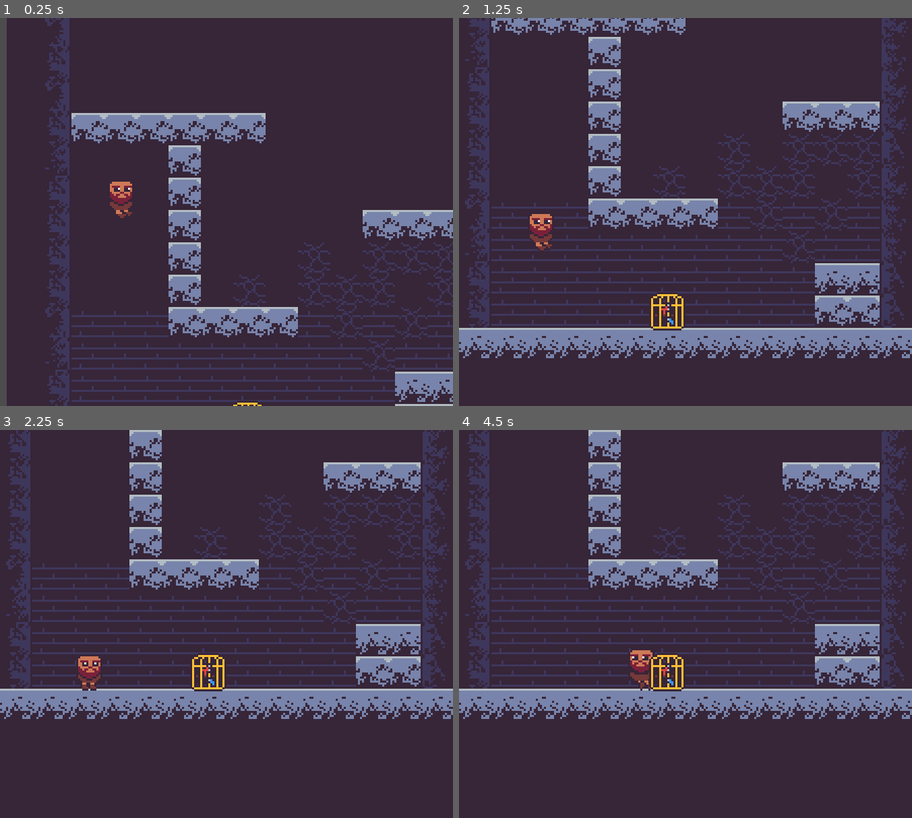
Above: before the commit, frames 1-4 (two rows, left to right).
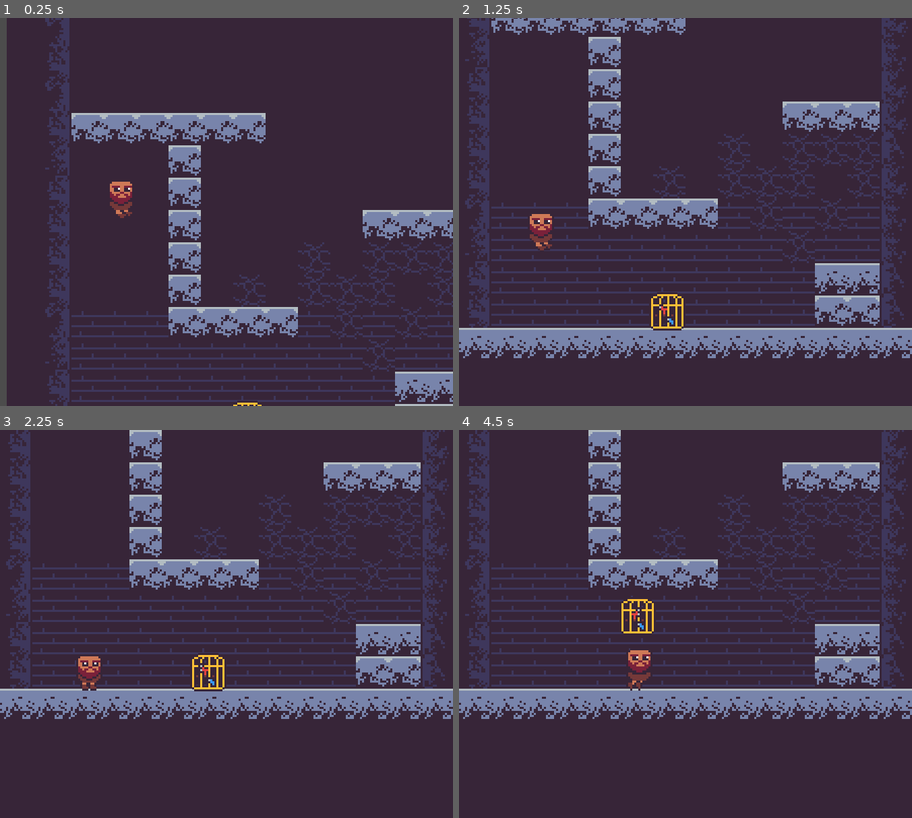
Above: after the commit, the same moments.

Repository: rthurmed/SaveTheCanary
Game: Godot game, scene res://src/Main.tscn
Two runs of this game, one before a commit and one after it. Both use one fixed random seed, a clock stepped at 60 frames per second and the inputs below.
Inputs:
- Up to frame 1 (0.25 s): no input
- Up to frame 2 (1.25 s): tap Down (drop, bound only after the commit) at 0.6 s; tap Space (jump) at 0.77 s
- Up to frame 3 (2.25 s): tap Down (drop, bound only after the commit) at 1.35, 2.1 s; tap Space (jump) at 1.52 s
- Up to frame 4 (4.5 s): tap Down (drop, bound only after the commit) at 2.85, 3.6, 4.35 s; tap Space (jump) at 3.02, 3.77 s

Frame 1 is identical in both runs. In frame 2, less than 0.1% of the frame differs, in the area x 44-47%, y 73-76%; in frame 3, less than 0.1%; in frame 4, 0.9%, in the area x 35-50%, y 43-68%.

Commit message:
Implemented grabbing the cage

Diff:
--- a/project.godot
+++ b/project.godot
@@ -9,6 +9,11 @@
 config_version=4
 
 _global_script_classes=[ {
+"base": "RigidBody2D",
+"class": "Cage",
+"language": "GDScript",
+"path": "res://src/player/cage/Cage.gd"
+}, {
 "base": "RigidBody2D",
 "class": "Dwarf",
 "language": "GDScript",
@@ -25,6 +30,7 @@
 "path": "res://src/core/StateMachine.gd"
 } ]
 _global_script_class_icons={
+"Cage": "",
 "Dwarf": "",
 "State": "",
 "StateMachine": ""
@@ -91,6 +97,11 @@
 , Object(InputEventJoypadButton,"resource_local_to_scene":false,"resource_name":"","device":0,"button_index":10,"pressure":0.0,"pressed":false,"script":null)
  ]
 }
+drop={
+"deadzone": 0.5,
+"events": [ Object(InputEventKey,"resource_local_to_scene":false,"resource_name":"","device":0,"alt":false,"shift":false,"control":false,"meta":false,"command":false,"pressed":false,"scancode":16777234,"physical_scancode":0,"unicode":0,"echo":false,"script":null)
+ ]
+}
 
 [physics]
 
--- /dev/null
+++ b/src/player/cage/Cage.gd
@@ -0,0 +1,7 @@
+class_name Cage
+extends RigidBody2D
+
+
+onready var player: Dwarf = get_tree().get_nodes_in_group("player").pop_front()
+onready var collision: CollisionShape2D = $CollisionShape2D
+onready var animation: AnimationPlayer = $AnimationPlayer
--- a/src/player/cage/Cage.tscn
+++ b/src/player/cage/Cage.tscn
@@ -1,6 +1,10 @@
-[gd_scene load_steps=4 format=2]
+[gd_scene load_steps=11 format=2]
 
 [ext_resource path="res://assets/cage-Sheet.png" type="Texture" id=1]
+[ext_resource path="res://src/player/cage/Cage.gd" type="Script" id=2]
+[ext_resource path="res://src/core/StateMachine.tscn" type="PackedScene" id=3]
+[ext_resource path="res://src/player/cage/state/Grabbed.gd" type="Script" id=4]
+[ext_resource path="res://src/player/cage/state/Released.gd" type="Script" id=5]
 
 [sub_resource type="RectangleShape2D" id=1]
 extents = Vector2( 8, 8.5 )
@@ -8,7 +12,55 @@
 [sub_resource type="CircleShape2D" id=2]
 radius = 19.0
 
+[sub_resource type="Animation" id=4]
+length = 0.001
+tracks/0/type = "value"
+tracks/0/path = NodePath("Sprite:frame")
+tracks/0/interp = 1
+tracks/0/loop_wrap = true
+tracks/0/imported = false
+tracks/0/enabled = true
+tracks/0/keys = {
+"times": PoolRealArray( 0 ),
+"transitions": PoolRealArray( 1 ),
+"update": 0,
+"values": [ 1 ]
+}
+
+[sub_resource type="Animation" id=3]
+resource_name = "grabbed"
+tracks/0/type = "value"
+tracks/0/path = NodePath("Sprite:frame")
+tracks/0/interp = 1
+tracks/0/loop_wrap = true
+tracks/0/imported = false
+tracks/0/enabled = true
+tracks/0/keys = {
+"times": PoolRealArray( 0 ),
+"transitions": PoolRealArray( 1 ),
+"update": 1,
+"values": [ 0 ]
+}
+
+[sub_resource type="Animation" id=5]
+resource_name = "released"
+length = 0.8
+loop = true
+tracks/0/type = "value"
+tracks/0/path = NodePath("Sprite:frame")
+tracks/0/interp = 1
+tracks/0/loop_wrap = true
+tracks/0/imported = false
+tracks/0/enabled = true
+tracks/0/keys = {
+"times": PoolRealArray( 0, 0.2, 0.4, 0.6 ),
+"transitions": PoolRealArray( 1, 1, 1, 1 ),
+"update": 1,
+"values": [ 1, 2, 3, 4 ]
+}
+
 [node name="Cage" type="RigidBody2D"]
+script = ExtResource( 2 )
 
 [node name="Sprite" type="Sprite" parent="."]
 position = Vector2( 0, -10 )
@@ -26,3 +78,19 @@
 
 [node name="CollisionShape2D" type="CollisionShape2D" parent="GrabArea"]
 shape = SubResource( 2 )
+
+[node name="StateMachine" parent="." instance=ExtResource( 3 )]
+initial_state = NodePath("Released")
+
+[node name="Released" type="Node" parent="StateMachine"]
+script = ExtResource( 5 )
+
+[node name="Grabbed" type="Node" parent="StateMachine"]
+script = ExtResource( 4 )
+
+[node name="AnimationPlayer" type="AnimationPlayer" parent="."]
+anims/RESET = SubResource( 4 )
+anims/grabbed = SubResource( 3 )
+anims/released = SubResource( 5 )
+
+[connection signal="body_entered" from="GrabArea" to="StateMachine/Released" method="_on_GrabArea_body_entered"]
--- /dev/null
+++ b/src/player/cage/state/Grabbed.gd
@@ -0,0 +1,42 @@
+extends State
+
+
+onready var cage: Cage = owner
+
+
+func handle_input(_event: InputEvent): pass
+
+
+func process(delta: float):
+	var target: Position2D = cage.player.cage_position
+
+	cage.global_transform.origin = lerp(
+		cage.global_transform.origin,
+		target.global_position,
+		delta * 32
+	)
+
+	cage.global_rotation = lerp(
+		cage.global_rotation,
+		0,
+		delta * 32
+	)
+
+	if Input.is_action_just_pressed("drop"):
+		transition("Released")
+
+
+func physics_process(_delta: float): pass
+
+
+func enter():
+	cage.animation.play("grabbed")
+
+	cage.collision.set_deferred("disabled", true)
+	cage.set_deferred("mode", RigidBody2D.MODE_STATIC)
+
+
+func exit():
+	cage.collision.set_deferred("disabled", false)
+	cage.set_deferred("mode", RigidBody2D.MODE_RIGID)
+	cage.call_deferred("apply_central_impulse", Vector2.UP * 100)
--- /dev/null
+++ b/src/player/cage/state/Released.gd
@@ -0,0 +1,22 @@
+extends State
+
+
+onready var cage: Cage = owner
+
+
+func handle_input(_event: InputEvent): pass
+func process(_delta: float): pass
+func physics_process(_delta: float): pass
+
+
+func enter():
+	cage.animation.play("released")
+
+
+func exit(): pass
+
+
+func _on_GrabArea_body_entered(body):
+	if not active(): return
+	if body.name == cage.player.name:
+		transition("Grabbed")
--- a/src/player/dwarf/Dwarf.gd
+++ b/src/player/dwarf/Dwarf.gd
@@ -6,7 +6,7 @@
 onready var visual_instance = $VisualInstance
 onready var wall_raycast = $VisualInstance/WallRaycast
 onready var ground_raycast = $GroundMultiRaycast
-onready var cage_position = $CagePosition
+onready var cage_position = $VisualInstance/Head/CagePosition
 
 var facing = Vector2.RIGHT
 
--- a/src/player/dwarf/Dwarf.tscn
+++ b/src/player/dwarf/Dwarf.tscn
@@ -246,6 +246,9 @@
 hframes = 4
 vframes = 2
 
+[node name="CagePosition" type="Position2D" parent="VisualInstance/Head"]
+position = Vector2( 0, -7 )
+
 [node name="WallRaycast" parent="VisualInstance" instance=ExtResource( 8 )]
 position = Vector2( 0, -10 )
 
@@ -274,9 +277,6 @@
 position = Vector2( 0, -7 )
 shape = SubResource( 6 )
 
-[node name="CagePosition" type="Position2D" parent="."]
-position = Vector2( 0, -17 )
-
 [node name="GroundMultiRaycast" parent="." instance=ExtResource( 8 )]
 
 [node name="RayCast2D1" type="RayCast2D" parent="GroundMultiRaycast"]
